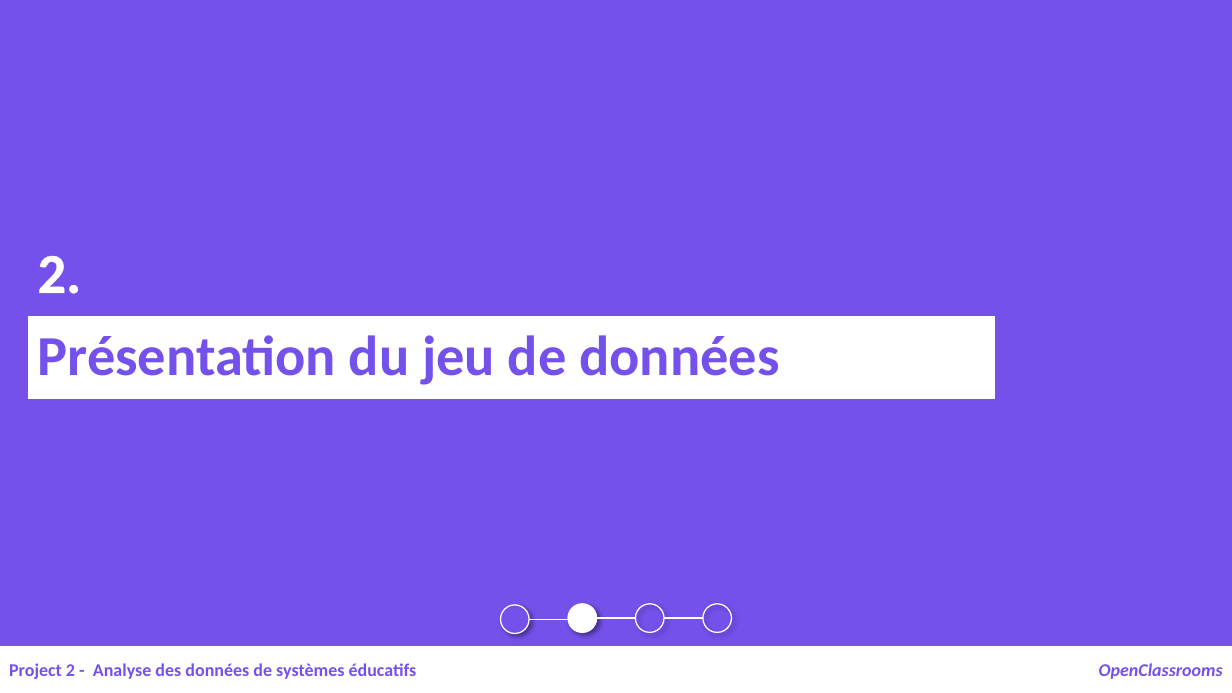
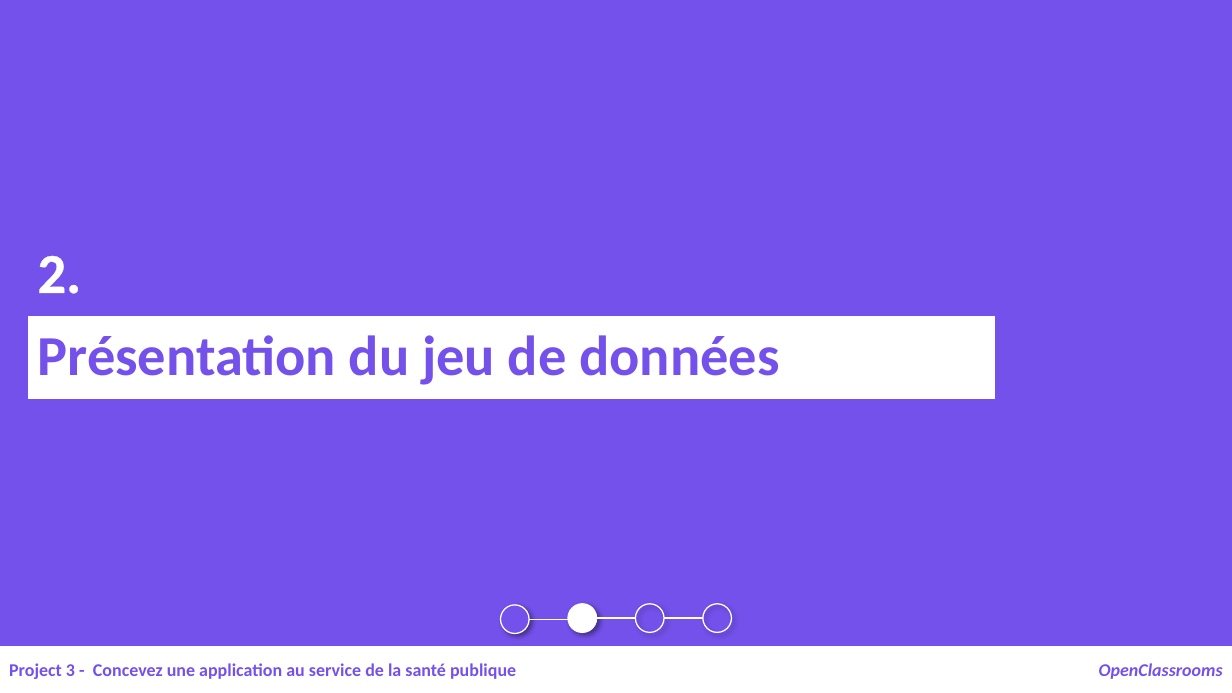
Before and after one commit to samirhinojosa/OC-P3-design-application-public-health, a slide deck: slide 7 of supports/P3_02_presentation.pptx (slide 11 before the commit). Drawn at 1232x693 pixels with LibreOffice and Linux fonts; fonts in the diff are those of the drawing. Boxes give left, top, right and bottom in pixels: in the first picture for what was removed or moved away, otherwise in the second. Text is boxed around its words. In the diff, an @@ line names an element or a change of style, - is before the commit and + after.

```diff
--- a/supports/P3_02_presentation.pptx
+++ b/supports/P3_02_presentation.pptx
@@ text at (x1=9, y1=663, x2=516, y2=679): text changed @@
-Project 2 - Analyse des données de systèmes éducatifs
+Project 3 - Concevez une application au service de la santé publique
```
Also in this commit, not shown: 3 other slides changed, 2 slides added, 1 slide removed, 1 other file.
